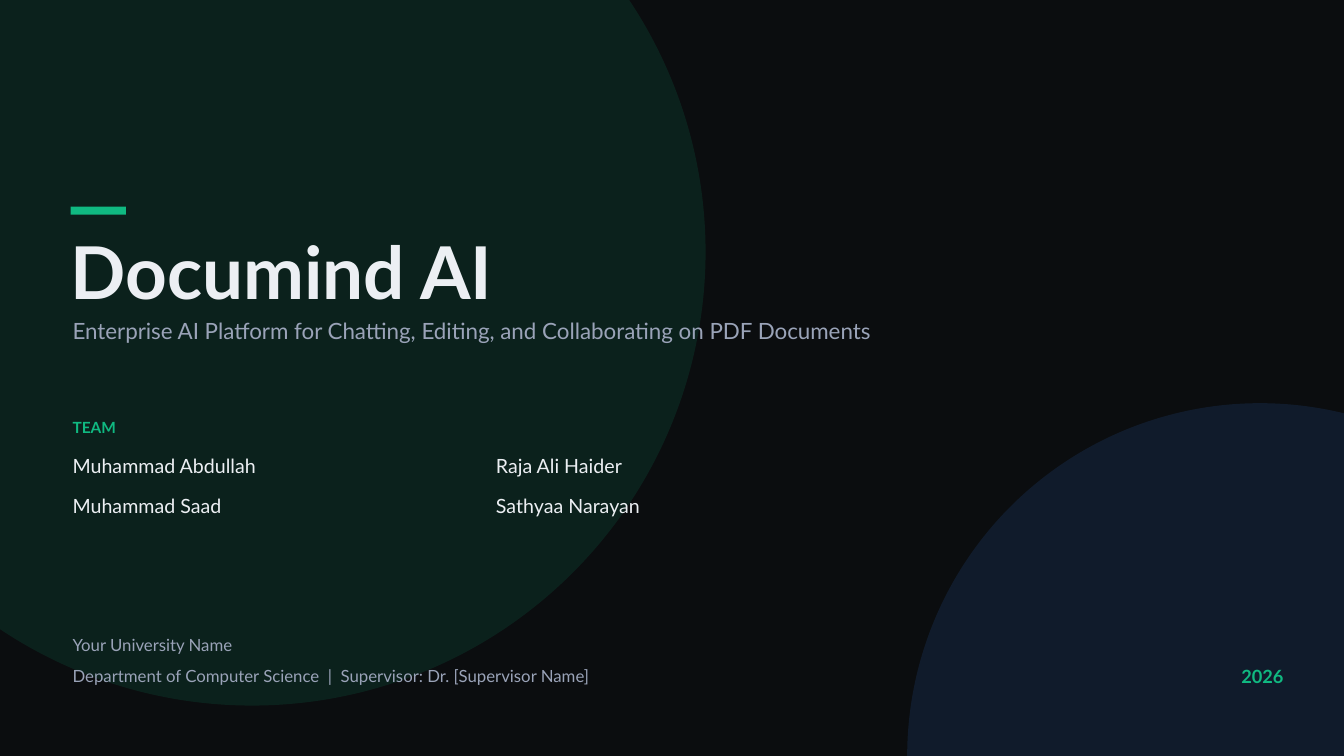
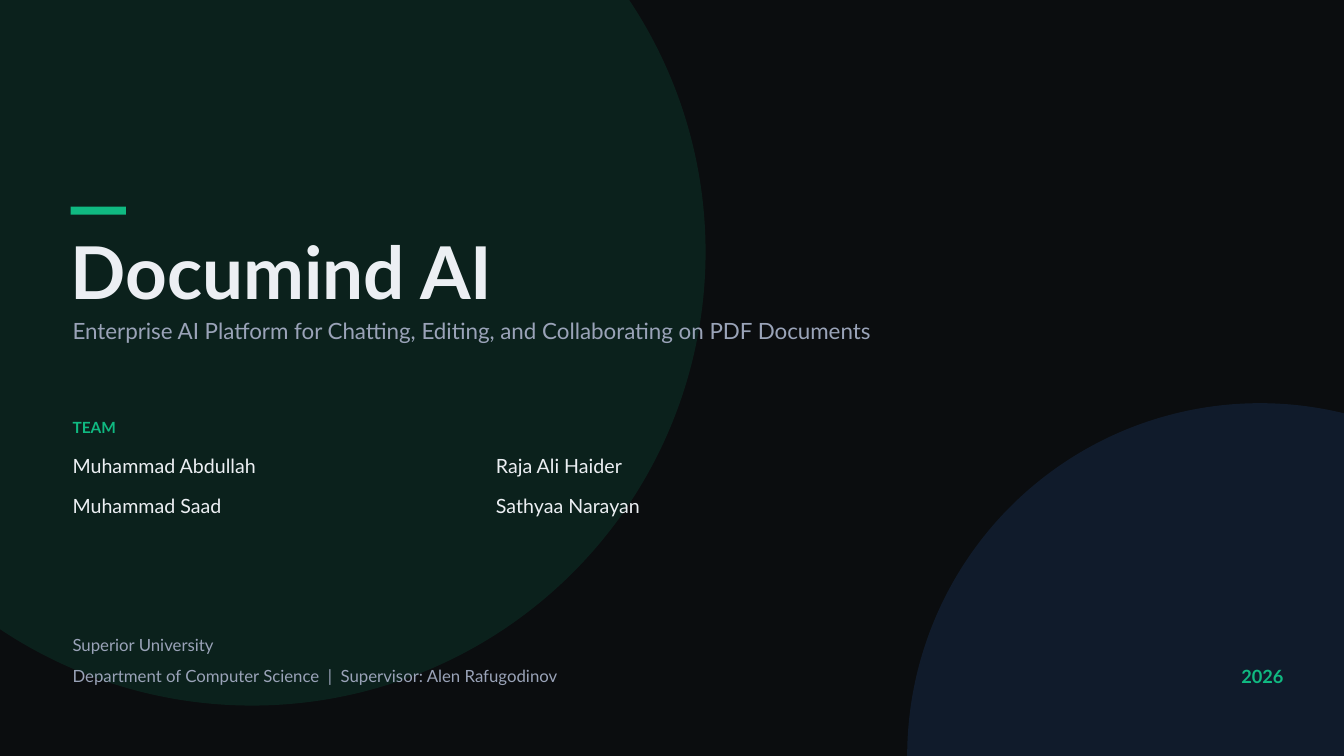
Before and after one commit to Abdullah001butt/rag-pdf-chatbot, a slide deck: slide 1 of presentation/Documind_AI_Presentation.pptx. Drawn at 1344x756 pixels with LibreOffice and Linux fonts; fonts in the diff are those of the drawing. Boxes give left, top, right and bottom in pixels: in the first picture for what was removed or moved away, otherwise in the second. Text is boxed around its words. In the diff, an @@ line names an element or a change of style, - is before the commit and + after.

Commit message:
Fill in university and supervisor on presentation title slide

```diff
--- a/presentation/Documind_AI_Presentation.pptx
+++ b/presentation/Documind_AI_Presentation.pptx
@@ text at (73, 639, 214, 654): text changed @@
-Your University Name
+Superior University
@@ text at (73, 669, 558, 685): text changed @@
-Department of Computer Science | Supervisor: Dr. [Supervisor Name]
+Department of Computer Science | Supervisor: Alen Rafugodinov
```
Also in this commit, not shown: 2 other files.
